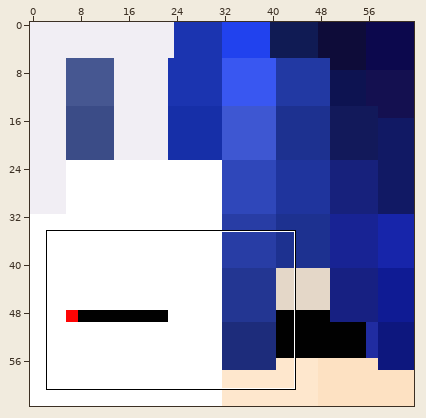
Two states of a pixel-art sprite, skins/3e0bbd12-788f-495d-afc2-520809524787.png. The picture above shows the old version from afar; the outline marks the close-up.
Close-up. The starting point:
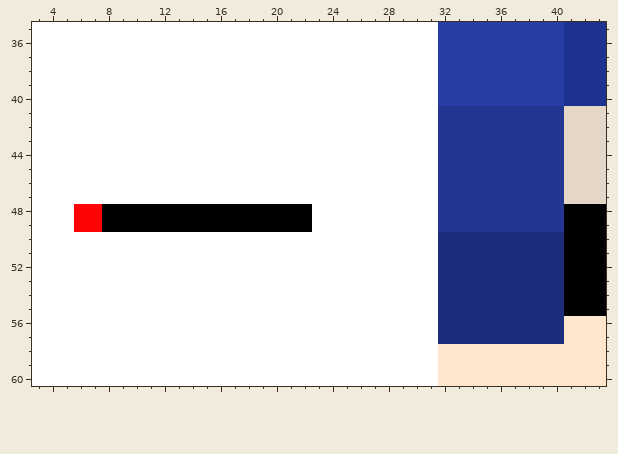
The file is 64x64 pixels. Colours within 5 levels of each other are drawn and written as one. Shown: x 3..43, y 35..60.
After the commit:
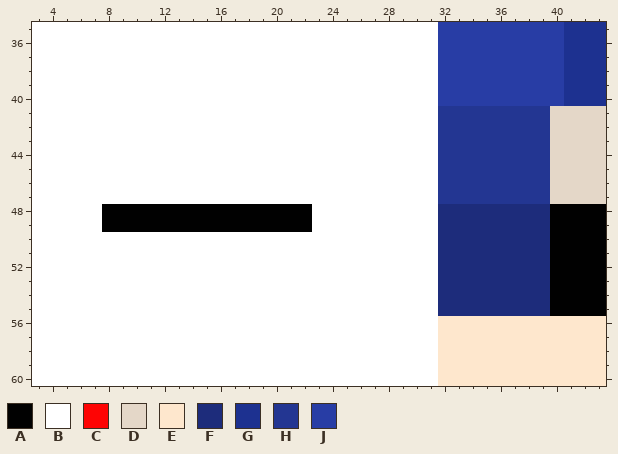
Palette (. is transparent): A #010101  B #ffffff  C #fe0404  D #e4d7c8  E #fee7cd  F #1d2c7b  G #1d3190  H #233692  J #283da5
The author wrote: 自動上傳玩家 jennifer3574 的皮膚臉部
Diff:
Changed rows in their new state; - is an unchanged pixel.
first column x 6:
41 ----------------------------------D
42 ----------------------------------D
43 ----------------------------------D
44 ----------------------------------D
45 ----------------------------------D
46 ----------------------------------D
47 ----------------------------------D
48 BB------------------------FFFFFFFFA
49 BB------------------------FFFFFFFFA
50 ----------------------------------A
51 ----------------------------------A
52 ----------------------------------A
53 ----------------------------------A
54 ----------------------------------A
55 ----------------------------------A
56 --------------------------EEEEEEEEE
57 --------------------------EEEEEEEEE
Pixel boxes of the changes (left, top, right, bottom) in both close-ups:
changed: (438, 106, 564, 344)
changed: (74, 204, 102, 232)
